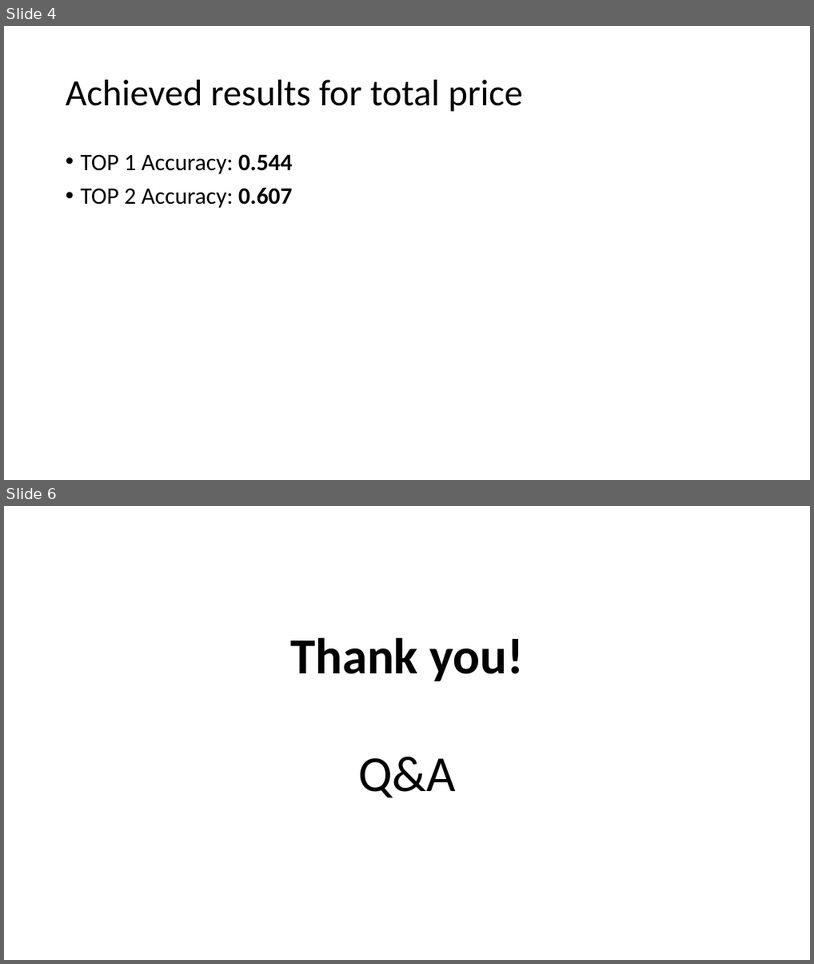
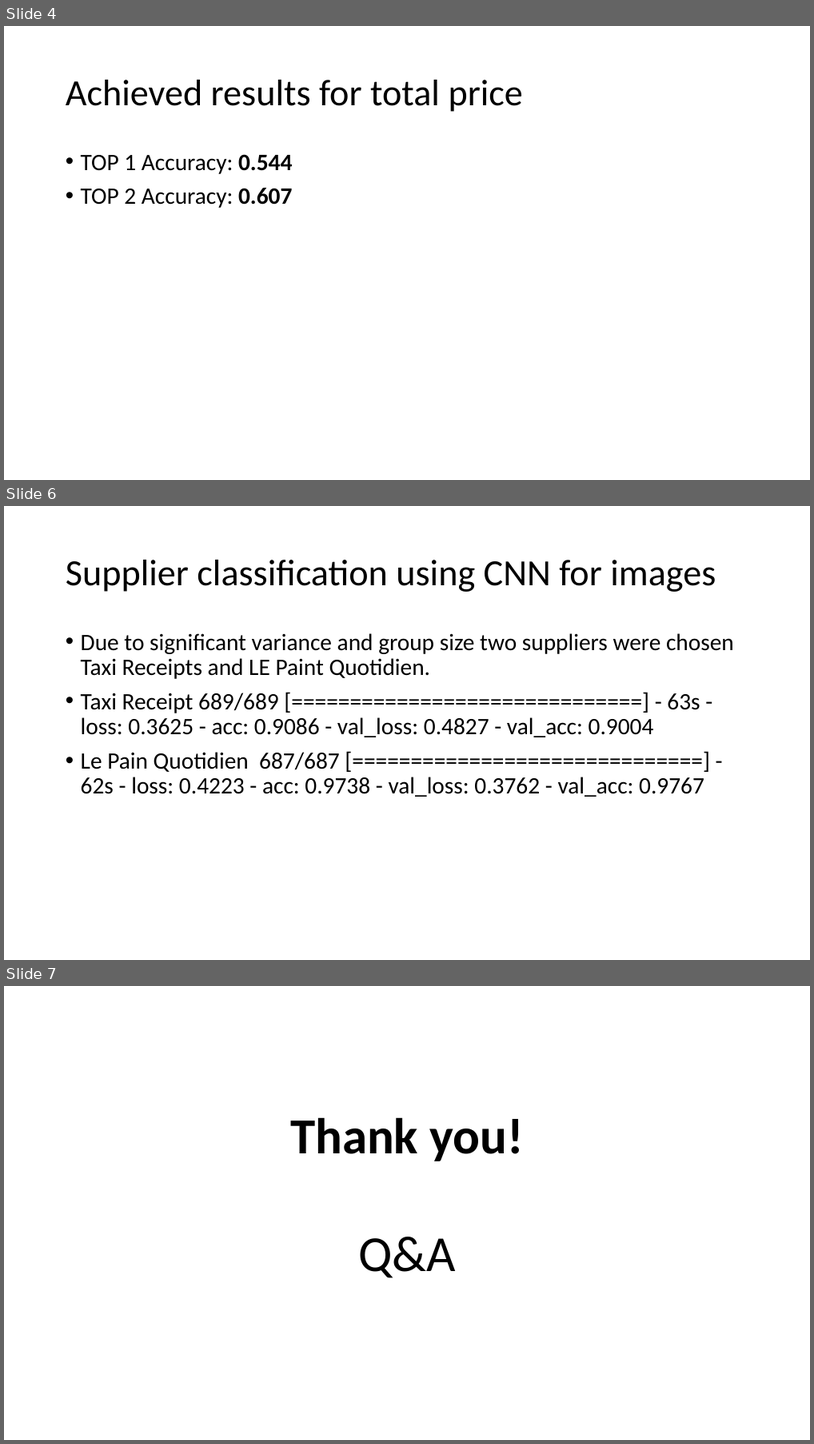
Before and after one commit to v-zmiycharov/datathon-receipt-bank, a slide deck: Bankers.pptx. Shown one above the other, each under a label of ours: slides 4 and 6 before the commit, slides 4, 6 and 7 after it; the slides between them are not shown. The pictures are 814x964 and 814x1444 pixels, drawn with LibreOffice and Linux fonts; fonts in the diff are those of the drawing. Boxes give left, top, right and bottom in pixels: in the first picture for what was removed or moved away, otherwise in the second. Text is boxed around its words. In the diff, an @@ line names an element or a change of style, - is before the commit and + after.

```diff
--- a/Bankers.pptx
+++ b/Bankers.pptx
@@ slide 6 added at [4,506,810,960], background #FFFFFF @@
@@ title added at [66,560,716,592], 44 pt, text #000000 @@
+Supplier classification using CNN for images
@@ text added at [81,633,734,796], 28 pt, text #000000 @@
+• Due to significant variance and group size two suppliers were chosen Taxi Receipts and LE Paint Quotidien.
+• Taxi Receipt 689/689 [==============================] - 63s - loss: 0.3625 - acc: 0.9086 - val_loss: 0.4827 - val_acc: 0.9004
+• Le Pain Quotidien 687/687 [==============================] - 62s - loss: 0.4223 - acc: 0.9738 - val_loss: 0.3762 - val_acc: 0.9767
@@ what was slide 6 is now slide 7 @@
```
Also in this commit, not shown: 2 slides changed, 1 other slide added, 1 slide removed.
